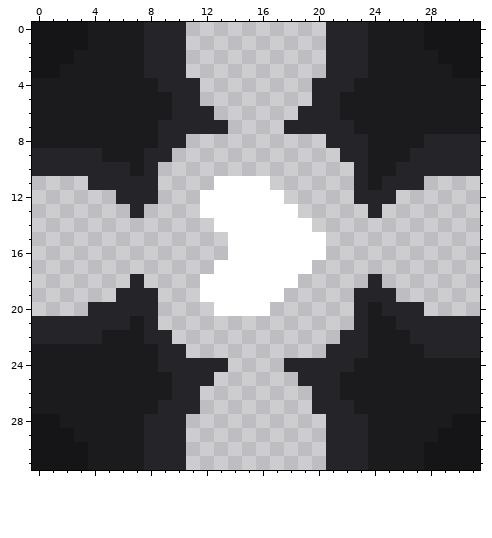
File history of a pixel-art sprite, assets/sprites/blocks/liquids/metalurgic-conduit-top-3.png. This is how it looked before the edit.
The file is 32x32 pixels.
After the commit:
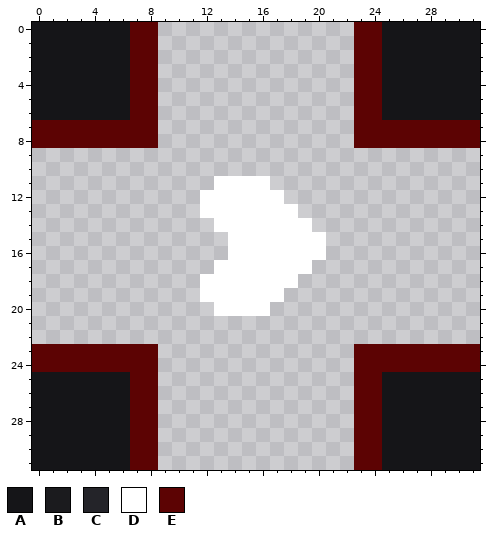
Palette (. is transparent): A #151518  B #1b1b1e  C #242429  D #ffffff  E #5c0303
Difference:
@@ x 0..31 @@
- 0 AAAABBBBCCC..........CCCBBBBAAAA
- 1 AAAABBBBCCC..........CCCBBBBAAAA
- 2 AAABBBBBCCC..........CCCBBBBBAAA
- 3 AABBBBBBCCC..........CCCBBBBBBAA
- 4 BBBBBBBBBCCC........CCCBBBBBBBBB
- 5 BBBBBBBBBBCC........CCBBBBBBBBBB
- 6 BBBBBBBBBBCCC......CCCBBBBBBBBBB
- 7 BBBBBBBBBCCCCC....CCCCCBBBBBBBBB
- 8 BBBBBBBBBCC..........CCCBBBBCCCC
- 9 CCCCCBBBCC............CCBBBCCCCC
-10 CCCCCCCBC..............CBBCCCCCC
-11 ....CCCCC....DDDD......CBCCC....
-12 ......CCC...DDDDDD.....CCC......
-13 .......C....DDDDDDD.....C.......
+ 0 AAAAAAAEE..............EEAAAAAAA
+ 1 AAAAAAAEE..............EEAAAAAAA
+ 2 AAAAAAAEE..............EEAAAAAAA
+ 3 AAAAAAAEE..............EEAAAAAAA
+ 4 AAAAAAAEE..............EEAAAAAAA
+ 5 AAAAAAAEE..............EEAAAAAAA
+ 6 AAAAAAAEE..............EEAAAAAAA
+ 7 EEEEEEEEE..............EEEEEEEEE
+ 8 EEEEEEEEE..............EEEEEEEEE
+ 9 ................................
+10 ................................
+11 .............DDDD...............
+12 ............DDDDDD..............
+13 ............DDDDDDD.............
 14 .............DDDDDDD............
@@ x 0..31 @@
 17 .............DDDDDDD............
-18 .......C....DDDDDDD.....C.......
-19 ......CCC...DDDDDD.....CCC......
-20 ....CCCCC....DDDD......CBCCC....
-21 CCCCCCCBC..............CBBCCCCCC
-22 CCCCCBBBCC............CCBBBCCCCC
-23 BBBBBBBBBCC..........CCCBBBBCCCC
-24 BBBBBBBBBCCCCC....CCCCCBBBBBBBBB
-25 BBBBBBBBBBCCC......CCCBBBBBBBBBB
-26 BBBBBBBBBBCC........CCBBBBBBBBBB
-27 BBBBBBBBBCCC........CCCBBBBBBBBB
-28 AABBBBBBCCC..........CCCBBBBBBAA
-29 AAABBBBBCCC..........CCCBBBBBAAA
-30 AAAABBBBCCC..........CCCBBBBAAAA
-31 AAAABBBBCCC..........CCCBBBBAAAA
+18 ............DDDDDDD.............
+19 ............DDDDDD..............
+20 .............DDDD...............
+21 ................................
+22 ................................
+23 EEEEEEEEE..............EEEEEEEEE
+24 EEEEEEEEE..............EEEEEEEEE
+25 AAAAAAAEE..............EEAAAAAAA
+26 AAAAAAAEE..............EEAAAAAAA
+27 AAAAAAAEE..............EEAAAAAAA
+28 AAAAAAAEE..............EEAAAAAAA
+29 AAAAAAAEE..............EEAAAAAAA
+30 AAAAAAAEE..............EEAAAAAAA
+31 AAAAAAAEE..............EEAAAAAAA
